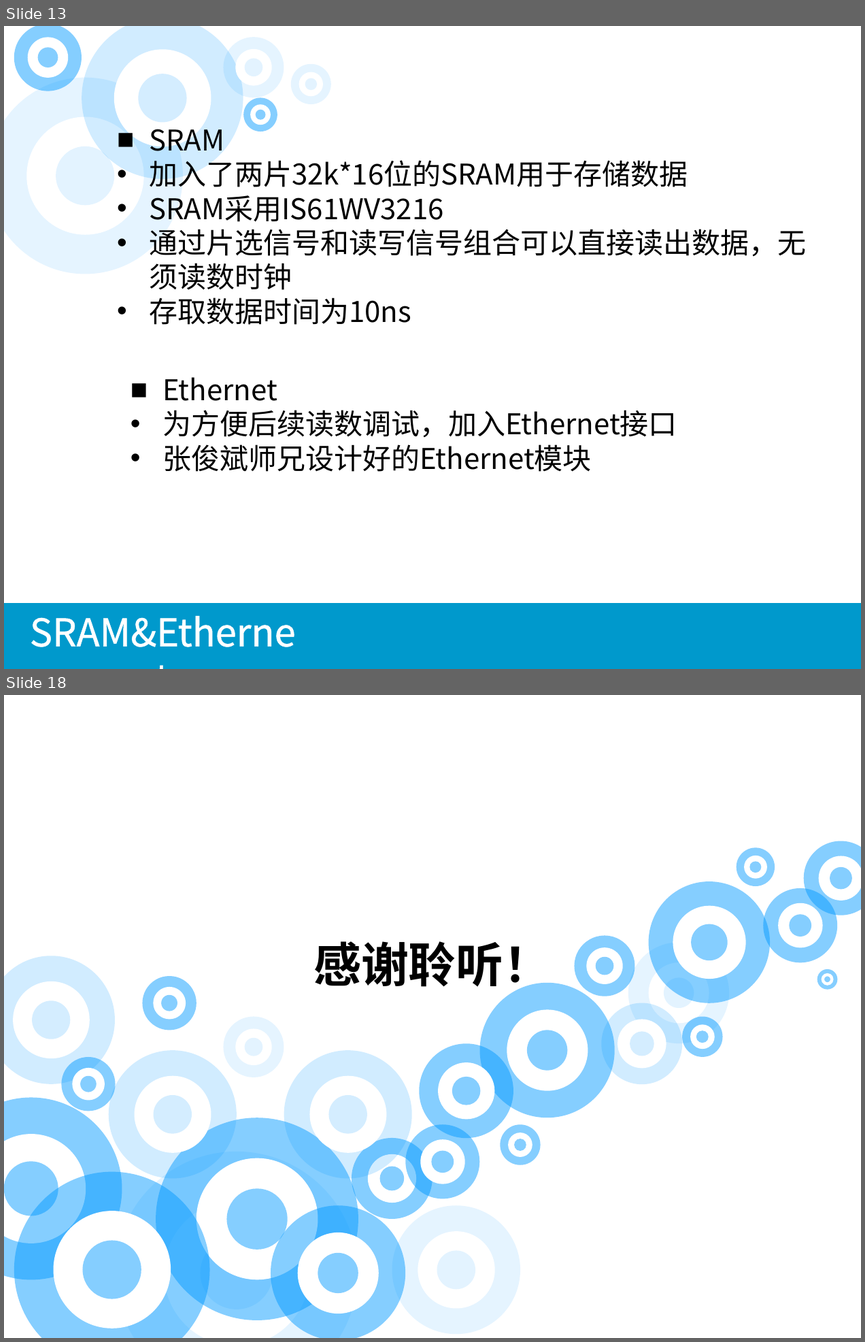
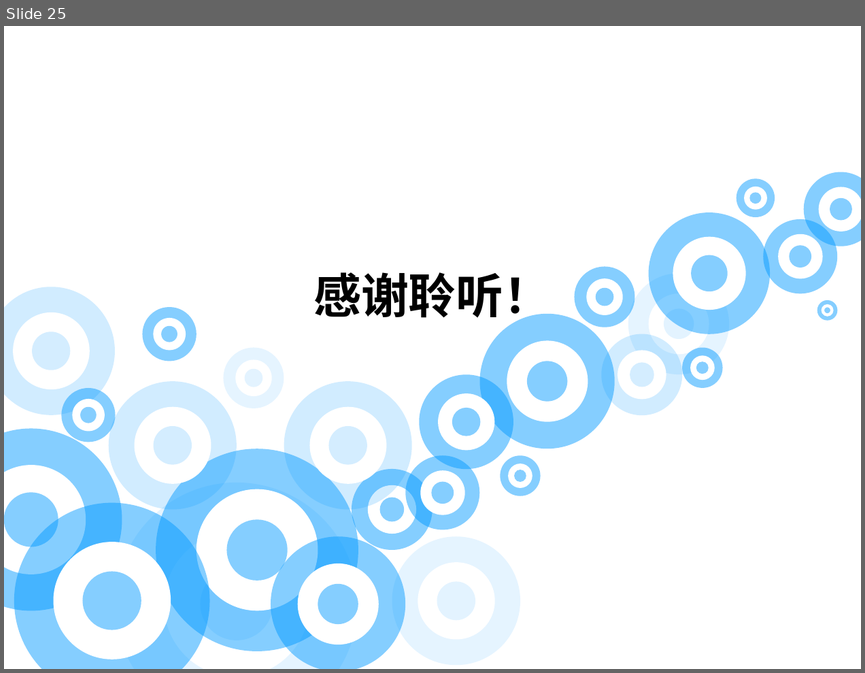
Before and after one commit to wyu0725/2MSPS-DAQ_CARD, a slide deck: 2M采样率双通道数据采集卡.pptx. Shown one above the other, each under a label of ours: slides 13 and 18 before the commit, slide 25 after it; the slides between them are not shown. The pictures are 865x1342 and 865x673 pixels, drawn with LibreOffice and Linux fonts; fonts in the diff are those of the drawing. Boxes give left, top, right and bottom in pixels: in the first picture for what was removed or moved away, otherwise in the second. Text is boxed around its words. In the diff, an @@ line names an element or a change of style, - is before the commit and + after.

```diff
--- a/2M采样率双通道数据采集卡.pptx
+++ b/2M采样率双通道数据采集卡.pptx
@@ slide 13 removed at bbox=[4, 26, 861, 669], background #FFFFFF @@
@@ ellipse removed at bbox=[14, 26, 82, 90] @@
@@ ellipse removed at bbox=[28, 37, 68, 78] @@
@@ ellipse removed at bbox=[82, 26, 243, 180] @@
@@ ellipse removed at bbox=[224, 37, 284, 98] @@
@@ ellipse removed at bbox=[37, 48, 58, 68] @@
@@ ellipse removed at bbox=[113, 49, 211, 147] @@
@@ ellipse removed at bbox=[235, 49, 271, 86] @@
@@ ellipse removed at bbox=[245, 59, 263, 76] @@
@@ ellipse removed at bbox=[291, 63, 331, 104] @@
@@ ellipse removed at bbox=[4, 78, 183, 274] @@
@@ ellipse removed at bbox=[139, 74, 188, 123] @@
@@ ellipse removed at bbox=[298, 72, 323, 96] @@
@@ ellipse removed at bbox=[305, 78, 317, 90] @@
@@ ellipse removed at bbox=[244, 98, 277, 131] @@
@@ ellipse removed at bbox=[250, 104, 271, 125] @@
@@ ellipse removed at bbox=[26, 117, 143, 235] @@
@@ text removed at bbox=[149, 122, 806, 325] @@
-■ SRAM
-• 加入了两片32k*16位的SRAM用于存储数据
-• SRAM采用IS61WV3216
-• 通过片选信号和读写信号组合可以直接读出数据，无须读数时钟
-• 存取数据时间为10ns
@@ ellipse removed at bbox=[255, 109, 265, 119] @@
@@ ellipse removed at bbox=[56, 146, 113, 205] @@
@@ text removed at bbox=[162, 377, 677, 471] @@
-■ Ethernet
-• 为方便后续读数调试，加入Ethernet接口
-• 张俊斌师兄设计好的Ethernet模块
@@ rectangle removed at bbox=[4, 603, 861, 669] @@
@@ text removed at bbox=[30, 616, 296, 647] @@
-SRAM&Ethernet
@@ what was slide 18 is now slide 25 @@
```
Also in this commit, not shown: 12 slides changed, 12 slides added, 4 other slides removed, 6 other files.
